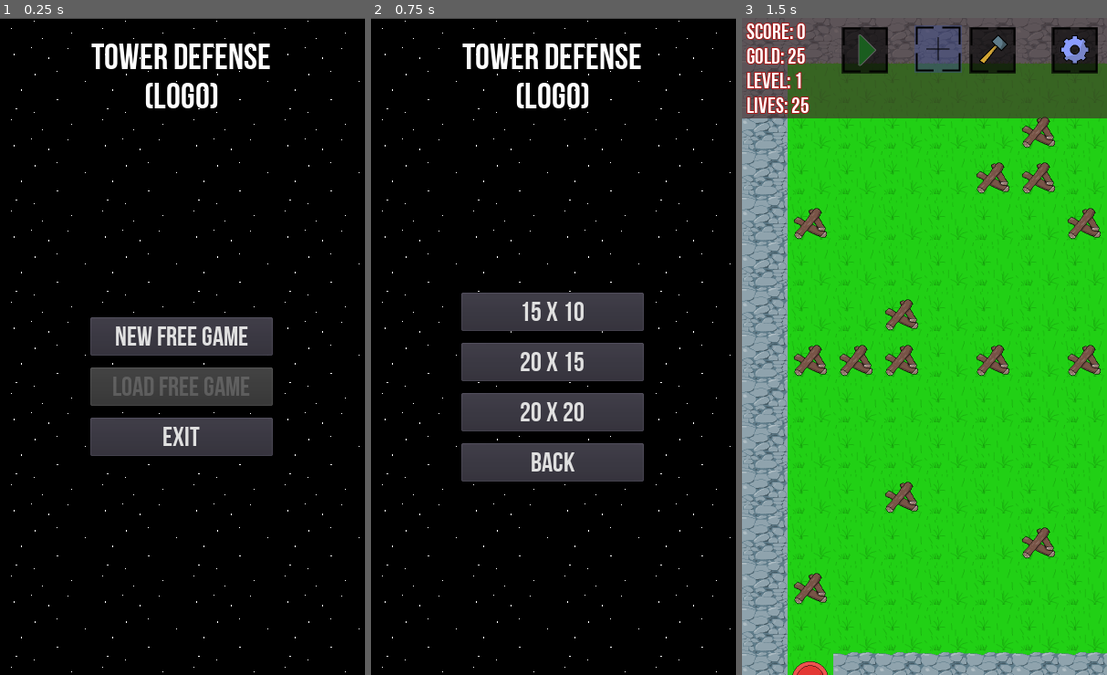
Above: before the commit, frames 1-3 (left to right).
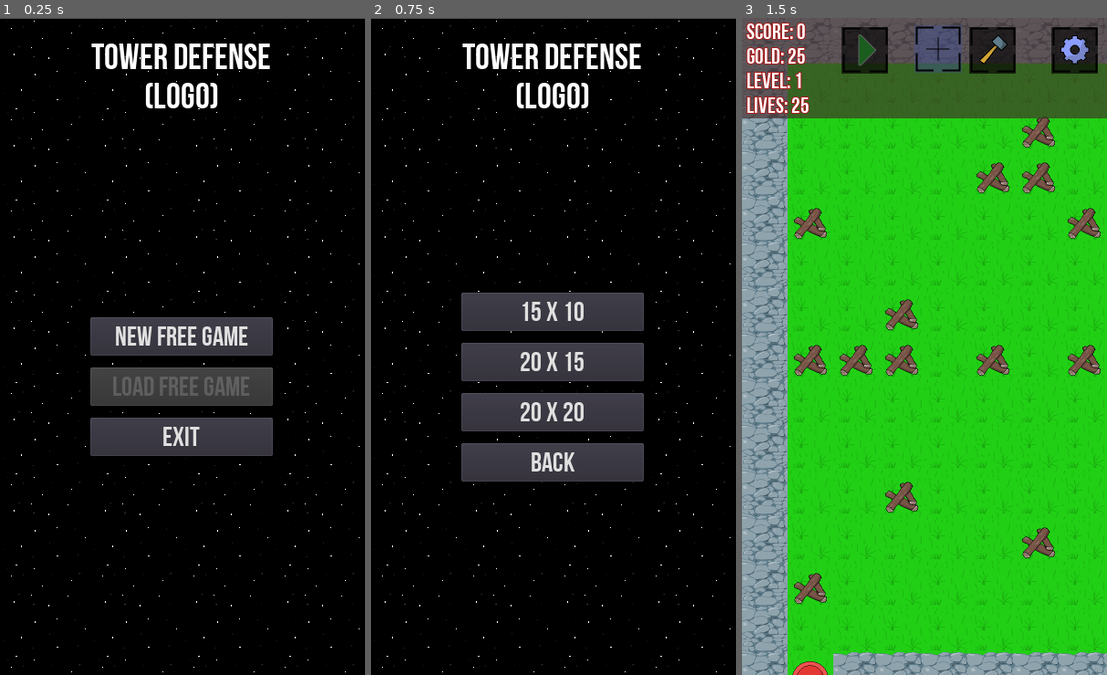
Above: after the commit, the same moments.

Repository: thewillwillhelp/godot-td
Game: Godot game, scene res://scenes/MainMenu.tscn
The game is run twice, just before and just after one commit, with the same random seed, the same clock (stepped at 60 frames per second) and the same inputs.
Inputs:
- Up to frame 1 (0.25 s): no input
- Up to frame 2 (0.75 s): click "New free game" at 0.5 s
- Up to frame 3 (1.5 s): click "15 x 10" at 1.25 s

The runs differ from the first frame. In frame 1, 0.2% of the frame differs, in the area x 0-97%, y 0-99%; in frame 2, 0.2%; in frame 3, nothing differs.

Commit message:
feat: update background image

Diff:
--- a/scenes/BattleFieldScene.tscn
+++ b/scenes/BattleFieldScene.tscn
@@ -6,7 +6,7 @@
 [ext_resource path="res://scenes/MobScene.tscn" type="PackedScene" id=4]
 [ext_resource path="res://assets/images/exit-portal.png" type="Texture" id=5]
 [ext_resource path="res://assets/images/enter-portal.png" type="Texture" id=6]
-[ext_resource path="res://assets/images/main-background.png" type="Texture" id=7]
+[ext_resource path="res://assets/images/main-background-v2.png" type="Texture" id=7]
 [ext_resource path="res://scenes/swipe_detector.gd" type="Script" id=11]
 
 [sub_resource type="RectangleShape2D" id=1]
--- a/scenes/MainMenu.tscn
+++ b/scenes/MainMenu.tscn
@@ -2,7 +2,7 @@
 
 [ext_resource path="res://assets/fonts/FONT-Bebas-neue.ttf" type="DynamicFontData" id=1]
 [ext_resource path="res://scenes/MainMenu.gd" type="Script" id=2]
-[ext_resource path="res://assets/images/main-background.png" type="Texture" id=3]
+[ext_resource path="res://assets/images/main-background-v2.png" type="Texture" id=3]
 
 [sub_resource type="DynamicFont" id=1]
 size = 40
Binary file added: assets/images/main-background-v2.png
Not shown, added: assets/images/main-background-v2.png.import
